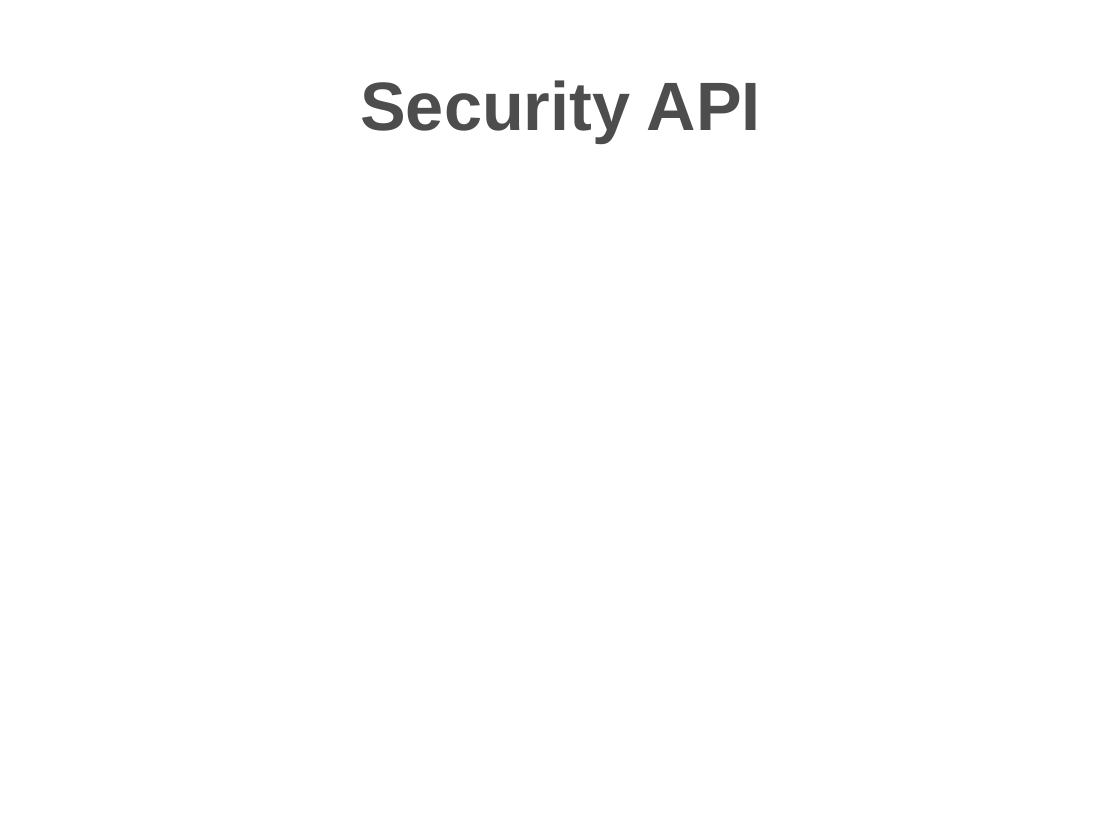
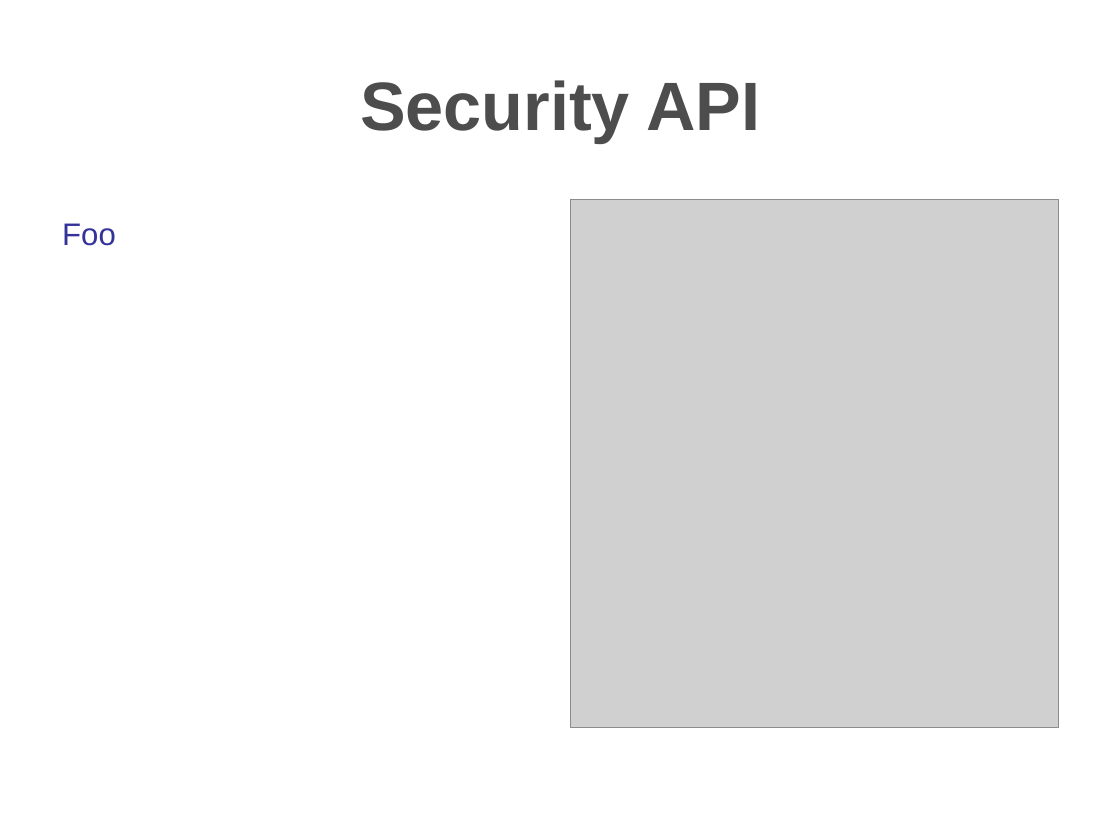
Before and after one commit to travis/cosmo, a slide deck: slide 23 of src/docs/presentations/apachecon2006.ppt (slide 18 before the commit). Drawn at 1120x840 pixels with LibreOffice and Linux fonts; fonts in the diff are those of the drawing; grey boxes stand for pictures; background and template pictures are left out. Boxes give left, top, right and bottom in pixels: in the first picture for what was removed or moved away, otherwise in the second. Text is boxed around its words. In the diff, an @@ line names an element or a change of style, - is before the commit and + after.

```diff
--- a/src/docs/presentations/apachecon2006.ppt
+++ b/src/docs/presentations/apachecon2006.ppt
@@ title "Security API" at box(360, 80, 760, 143): line spacing 52.4pt to 52.1pt @@
@@ picture added at box(571, 199, 1058, 728) @@
@@ text added at box(62, 223, 116, 246), 20 pt, text #333399 @@
+Foo
```
Also in this commit, not shown: 23 other slides changed, 5 slides added, 5 slides removed.
